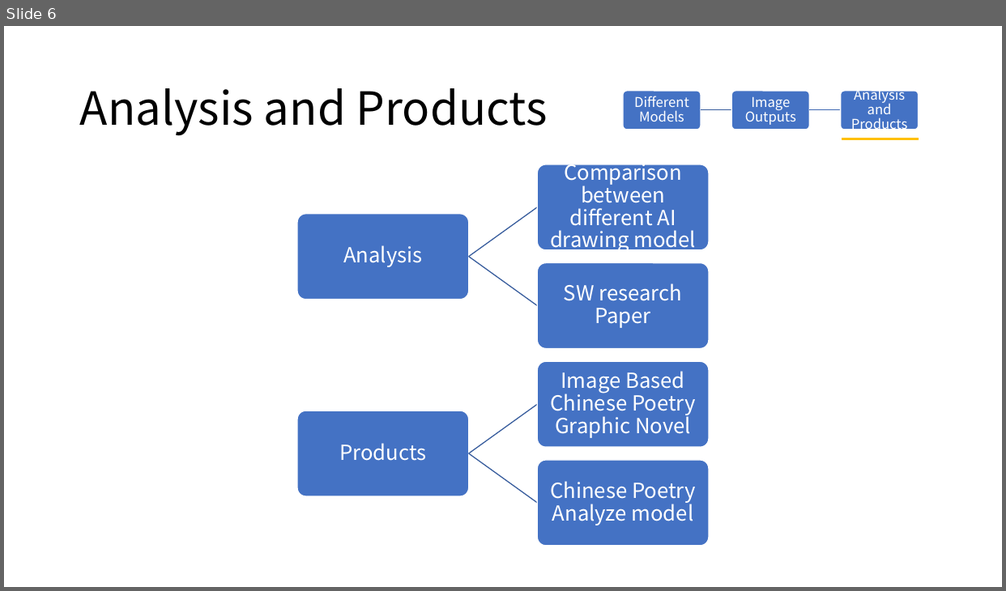
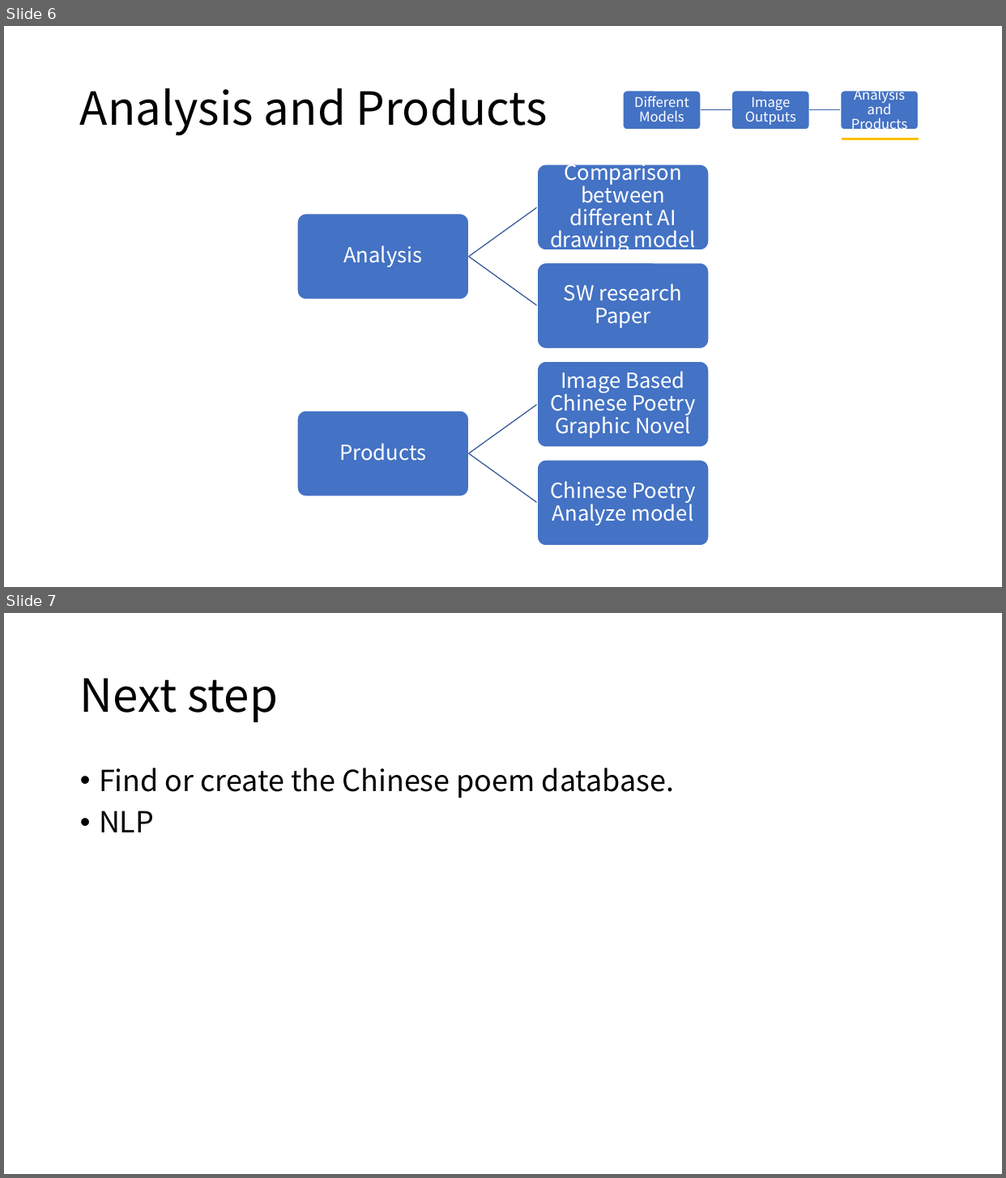
Before and after one commit to IanMei/Signature-Work, a slide deck: SIgnature Work.pptx. Shown one above the other, each under a label of ours: slide 6 before the commit, slides 6 and 7 after it. The pictures are 1006x591 and 1006x1178 pixels, drawn with LibreOffice and Linux fonts; fonts in the diff are those of the drawing. Boxes give left, top, right and bottom in pixels: in the first picture for what was removed or moved away, otherwise in the second. Text is boxed around its words. In the diff, an @@ line names an element or a change of style, - is before the commit and + after.

```diff
--- a/SIgnature Work.pptx
+++ b/SIgnature Work.pptx
@@ slide 7 added at (4,613,1002,1174), background #FFFFFF @@
@@ title added at (80,678,278,722), 44 pt, text #000000 @@
+Next step
@@ text added at (99,768,674,833), 28 pt, text #000000 @@
+• Find or create the Chinese poem database.
+• NLP
```
